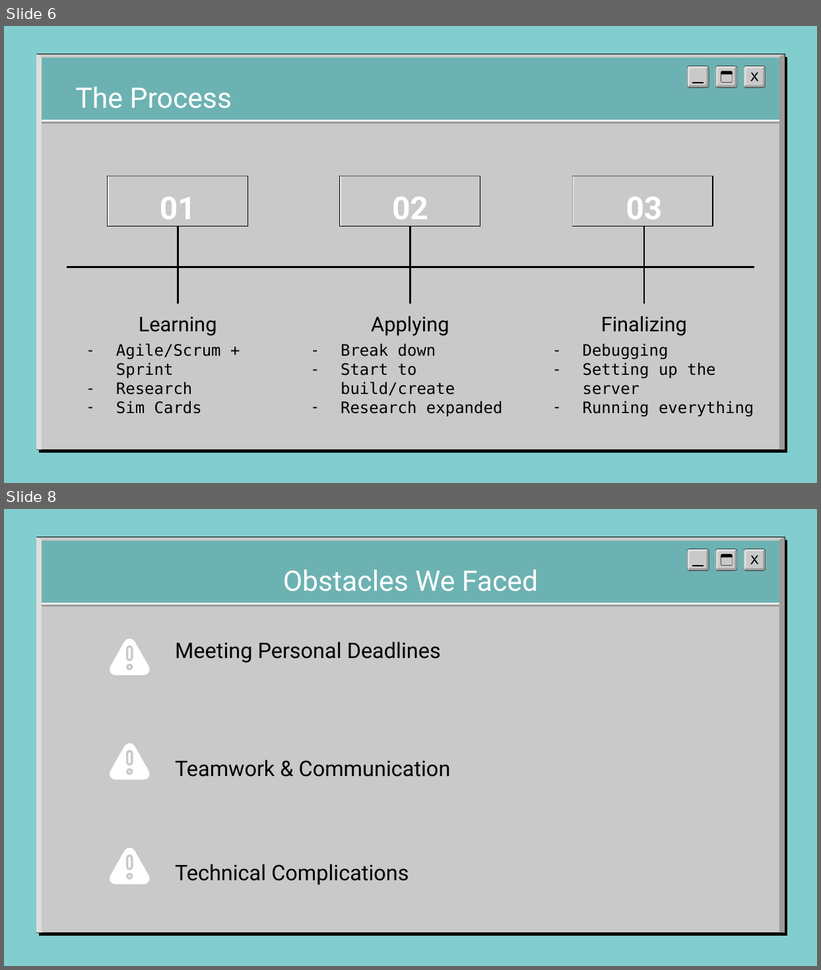
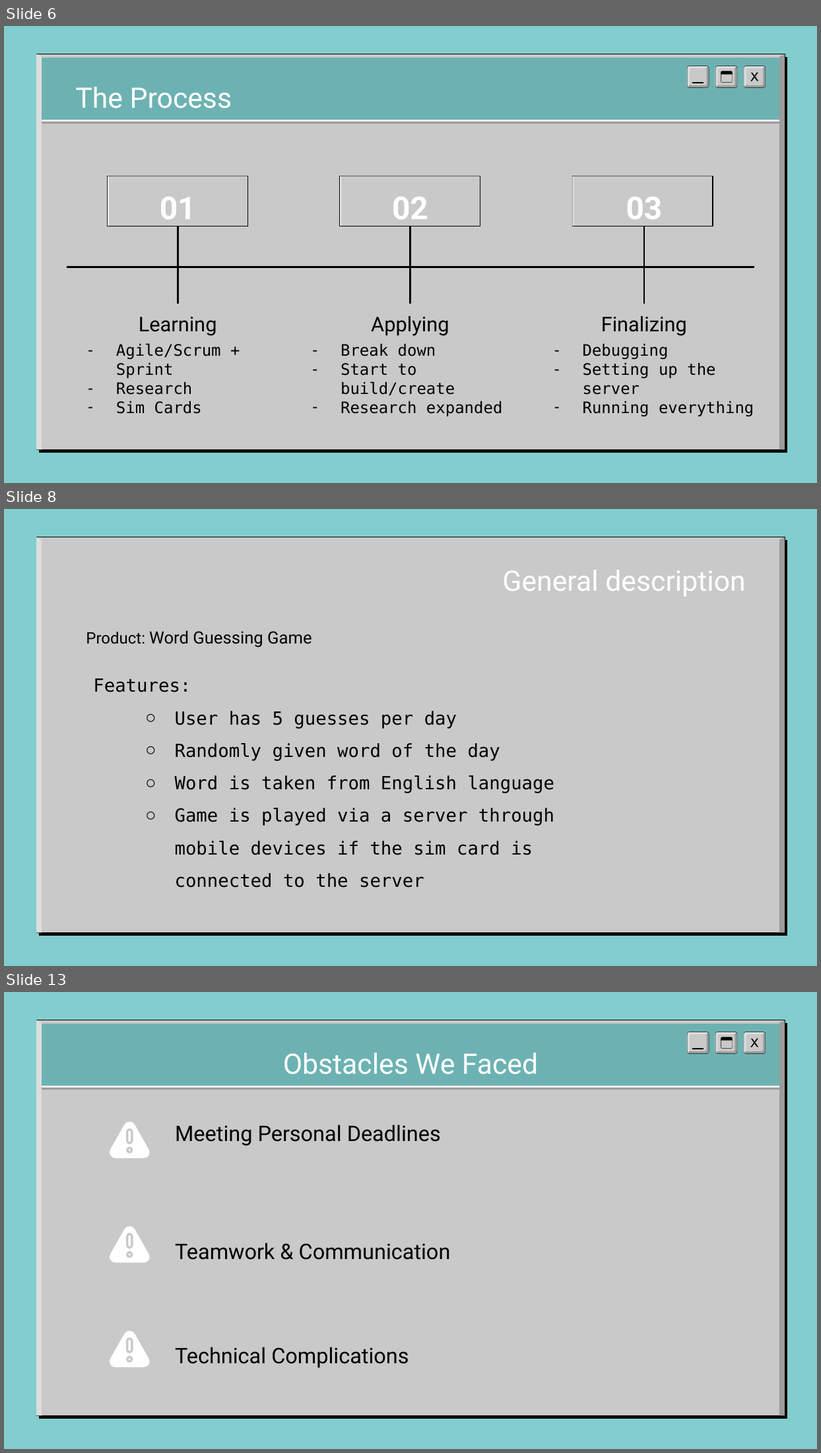
Before and after one commit to kabizzle/Word-Guessing-App, a slide deck: IT_Slides___1_.pptx. Shown one above the other, each under a label of ours: slides 6 and 8 before the commit, slides 6, 8 and 13 after it; the slides between them are not shown. The pictures are 821x970 and 821x1453 pixels, drawn with LibreOffice and Linux fonts; fonts in the diff are those of the drawing; background and template pictures are left out. Boxes give left, top, right and bottom in pixels: in the first picture for what was removed or moved away, otherwise in the second. Text is boxed around its words. In the diff, an @@ line names an element or a change of style, - is before the commit and + after.

```diff
--- a/IT_Slides___1_.pptx
+++ b/IT_Slides___1_.pptx
@@ slide 8 added at (4, 509, 817, 966), background picture (left out); not listed: 4 template elements that a slide beside it also shows @@
@@ title added at (502, 570, 745, 596), 25 pt, text #FFFFFF @@
+General description
@@ text added at (86, 630, 312, 648), 15 pt, text #000000 @@
+Product: Word Guessing Game
@@ text added at (93, 679, 555, 888), 16 pt, text #000000 @@
+Features:
+  ○ User has 5 guesses per day
+  ○ Randomly given word of the day
+  ○ Word is taken from English language
+  ○ Game is played via a server through mobile devices if the sim card is connected to the server
@@ what was slide 8 is now slide 13 @@
```
Also in this commit, not shown: 4 slides changed, 3 other slides added, 2 slides removed.
